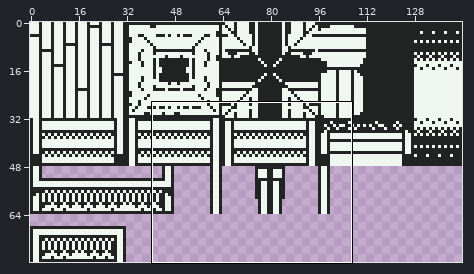
Edited in one commit: sprite sheet (art/Wood floor board.png). The picture above shows the old version from afar; the outline marks the close-up.
Close-up. The starting point:
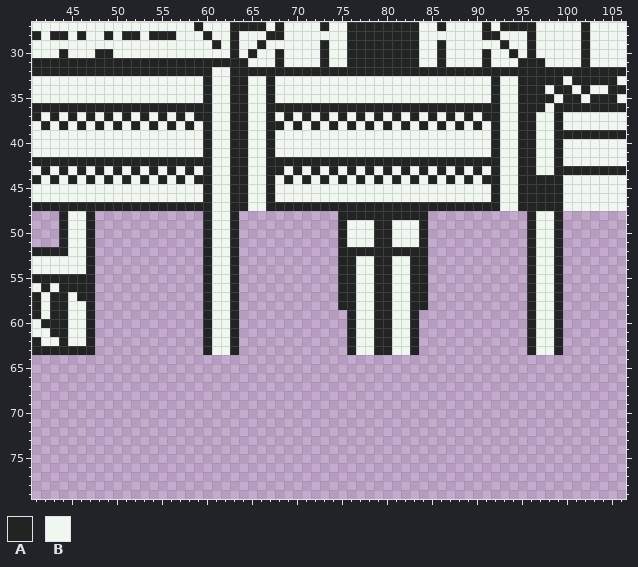
The file is 144x80 pixels. Shown: x 41..106, y 27..79.
Palette (. is transparent): A #222323  B #f0f6f0
Pixels before (only the part around the change), first column x 41:
27 BBBBBBBBBBBBBBBBBBABBBAAAABABBBBABBAAAAAAAABBABBBBABAAAABBBBBABBBB
28 ABAABABBABAABAAABBBABBABBBAABBBBBBBAAAAAAAABBBBBBBAABBBABBBBBABBBB
29 BBBBBBBBBBBBBBBBBBBBABABBABBBBBBABBAAAAAAAABBABBBBBBABBABBBBBABBBB
30 BBBABBBAABBBBBBBBBBBBBABABBABBBBABBAAAAAAAABBABBBBABBABABBBBBABBBB
31 AAAAAAAAAAAAAAAAAAAAAAAABBBABBBBABBAAAAAAAABBABBBBABBBAAABBBBABBBB
32 AAAAAAAAAAAAAAAAAAAABBAAAAAAAAAAAAAAAAAAAAAAAAAAAAAAAAAAAAAAAAAAAA
33 BBBBBBBBBBBBBBBBBBBABBAABBABBBBBBBBBBBBBBBBBBBBBBBBABBAAAAABAAAAAB
34 BBBBBBBBBBBBBBBBBBBABBAABBABBBBBBBBBBBBBBBBBBBBBBBBABBAAABAABABBAA
35 BBBBBBBBBBBBBBBBBBBABBAABBABBBBBBBBBBBBBBBBBBBBBBBBABBAAAABAABAAAB
36 AAAAAAAAAAAAAAAAAAAABBAABBAAAAAAAAAAAAAAAAAAAAAAAAAABBAAABAAAAAAAA
37 ABABABABABABABABABAABBAABBABABABABABABABABABABABABAABBAABBABBBBBBB
38 BABABABABABABABABABABBAABBAABABABABABABABABABABABABABBAABBABBBBBBB
39 BBBBBBBBBBBBBBBBBBBABBAABBABBBBBBBBBBBBBBBBBBBBBBBBABBAABBAAAAAAAA
40 BBBBBBBBBBBBBBBBBBBABBAABBABBBBBBBBBBBBBBBBBBBBBBBBABBAABBABBBBBBB
41 BBBBBBBBBBBBBBBBBBBABBAABBABBBBBBBBBBBBBBBBBBBBBBBBABBAABBABBBBBBB
42 AAAAAAAAAAAAAAAAAAAABBAABBAAAAAAAAAAAAAAAAAAAAAAAAAABBAABBABBBBBBB
43 BABABABABABABABABABABBAABBAABABABABABABABABABABABABABBAABBAAAAAAAA
44 ABABABABABABABABABAABBAABBABABABABABABABABABABABABAABBAAAAABBBBBBB
45 BBBBBBBBBBBBBBBBBBBABBAABBABBBBBBBBBBBBBBBBBBBBBBBBABBAAAAABBBBBBB
46 BBBBBBBBBBBBBBBBBBBABBAABBABBBBBBBBBBBBBBBBBBBBBBBBABBAAAAABBBBBBB
47 AAAAAAAAAAAAAAAAAAAABBAABBAAAAAAAAAAAAAAAAAAAAAAAAAABBAAAAABBBBBBB
48 ...ABBA............ABBA...........AAAAAAAAAA...........ABBA.......
49 ...ABBA............ABBA...........ABBBAABBBA...........ABBA.......
50 ...ABBA............ABBA...........ABBBAABBBA...........ABBA.......
51 ...ABBA............ABBA...........ABBBAABBBA...........ABBA.......
52 AAAABBA............ABBA...........AAAAAAAAAA...........ABBA.......
53 BBBBBBA............ABBA...........AABBAABBAA...........ABBA.......
54 BBBBBBA............ABBA...........AABBAABBAA...........ABBA.......
55 AAAAAAA............ABBA...........AABBAABBAA...........ABBA.......
56 BABAAAA............ABBA...........AABBAABBAA...........ABBA.......
57 ABAABAA............ABBA...........AABBAABBAA...........ABBA.......
58 ABAABBA............ABBA...........AABBAABBAA...........ABBA.......
59 ABAABBA............ABBA............ABBAABBA............ABBA.......
60 BAAABBA............ABBA............ABBAABBA............ABBA.......
61 BBAABBA............ABBA............ABBAABBA............ABBA.......
62 ABBABBA............ABBA............ABBAABBA............ABBA.......
63 AAAAAAA............ABBA............ABBAABBA............ABBA.......
64 ..................................................................
65 ..................................................................
66 ..................................................................
67 ..................................................................
68 ..................................................................
69 ..................................................................
70 ..................................................................
71 ..................................................................
72 ..................................................................
73 ..................................................................
74 ..................................................................
75 ..................................................................
76 ..................................................................
77 ..................................................................
78 ..................................................................
79 ..................................................................
Now the later version:
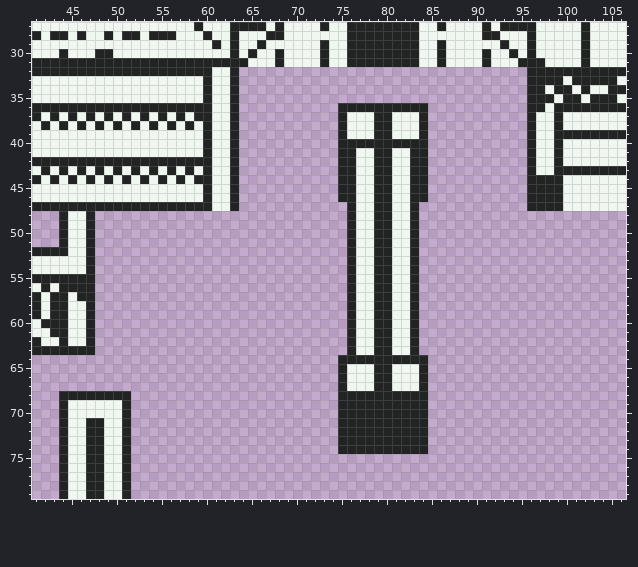
What changed:
Changed rows in their new state; - is an unchanged pixel.
first column x 44:
32 --------------------................................----
33 --------------------................................----
34 --------------------................................----
35 --------------------................................----
36 --------------------...........----------...........----
37 --------------------...........--B--AB-BA...........----
38 --------------------...........AB-BA--B--...........----
39 --------------------...........A---AA---A...........----
40 --------------------...........AAAAAAAAAA...........----
41 --------------------...........AA--AA--AA...........----
42 --------------------...........--BB--BB--...........----
43 --------------------...........A--BA--BA-...........----
44 --------------------...........-AB--AB--A...........----
45 --------------------...........AA--AA--AA...........----
46 --------------------...........AA--AA--AA...........----
47 --------------------............-BB--BB-............----
48 ----------------....-----------.-BB--BB-.-----------....
49 ----------------....-----------.A------A.-----------....
50 ----------------....-----------.A------A.-----------....
51 ----------------....-----------.A------A.-----------....
52 ----------------....-----------.-BB--BB-.-----------....
53 ----------------....-----------.--------.-----------....
54 ----------------....-----------.--------.-----------....
55 ----------------....-----------.--------.-----------....
56 ----------------....-----------.--------.-----------....
57 ----------------....-----------.--------.-----------....
58 ----------------....-----------.--------.-----------....
59 ----------------....--------------------------------....
60 ----------------....--------------------------------....
61 ----------------....--------------------------------....
62 ----------------....--------------------------------....
63 ----------------....--------------------------------....
64 -------------------------------AAAAAAAAAA---------------
65 -------------------------------ABBBAABBBA---------------
66 -------------------------------ABBBAABBBA---------------
67 -------------------------------ABBBAABBBA---------------
68 AAAAAAAA-----------------------AAAAAAAAAA---------------
69 ABBBBBBA-----------------------AAAAAAAAAA---------------
70 ABBBBBBA-----------------------AAAAAAAAAA---------------
71 ABBAABBA-----------------------AAAAAAAAAA---------------
72 ABBAABBA-----------------------AAAAAAAAAA---------------
73 ABBAABBA-----------------------AAAAAAAAAA---------------
74 ABBAABBA-----------------------AAAAAAAAAA---------------
75 ABBAABBA------------------------------------------------
76 ABBAABBA------------------------------------------------
77 ABBAABBA------------------------------------------------
78 ABBAABBA------------------------------------------------
79 ABBAABBA------------------------------------------------
